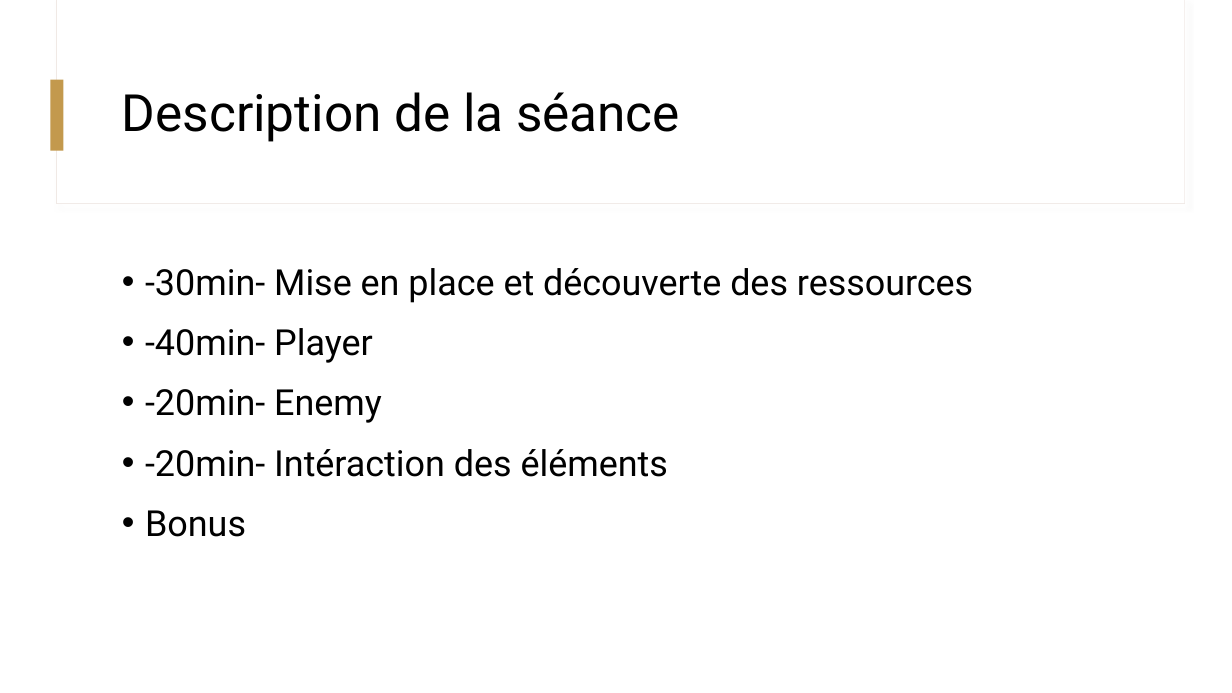
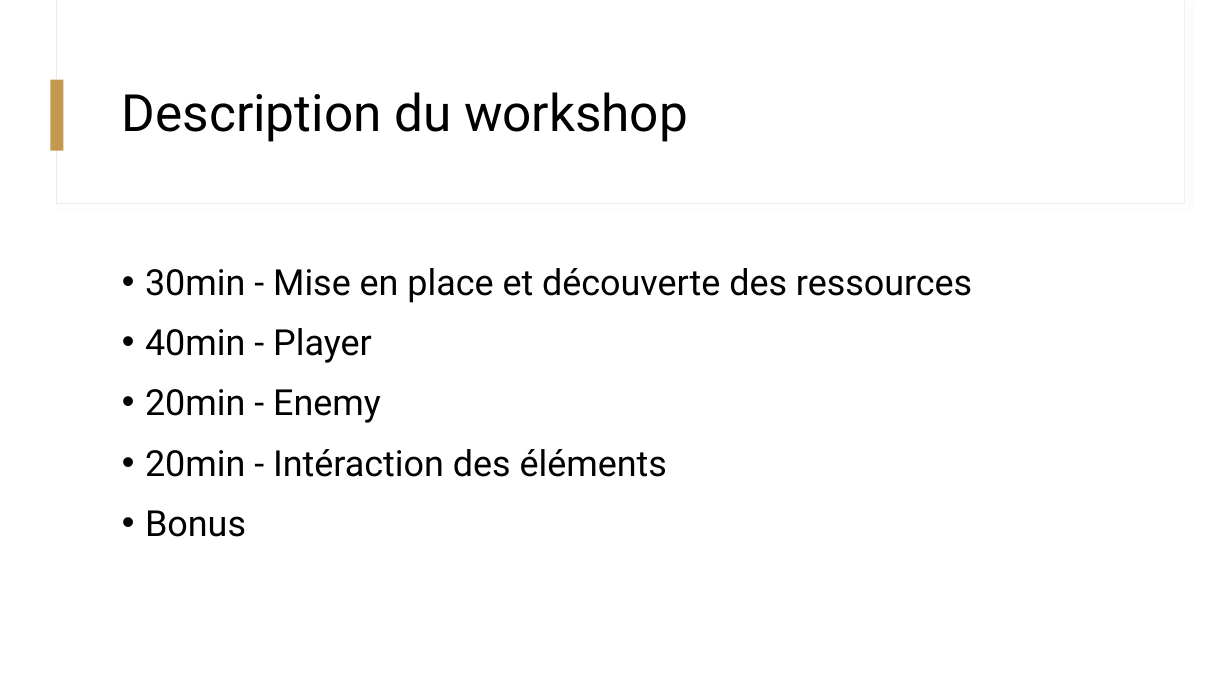
Before and after one commit to Ydos2/Workshop_Create_Game_Pacman_3D, a slide deck: slide 3 of Create_Game_Pacman_3D.pptx. Drawn at 1232x693 pixels with LibreOffice and Linux fonts; fonts in the diff are those of the drawing. Boxes give left, top, right and bottom in pixels: in the first picture for what was removed or moved away, otherwise in the second. Text is boxed around its words. In the diff, an @@ line names an element or a change of style, - is before the commit and + after.

Commit message:
Update workshop pacman

```diff
--- a/Create_Game_Pacman_3D.pptx
+++ b/Create_Game_Pacman_3D.pptx
@@ title at (122,92,688,142): text changed @@
-Description de la séance
+Description du workshop
@@ text at (145,268,972,477): text changed @@
-• -30min- Mise en place et découverte des ressources
-• -40min- Player
-• -20min- Enemy
-• -20min- Intéraction des éléments
+• 30min - Mise en place et découverte des ressources
+• 40min - Player
+• 20min - Enemy
+• 20min - Intéraction des éléments
```
Also in this commit, not shown: 3 other files.
